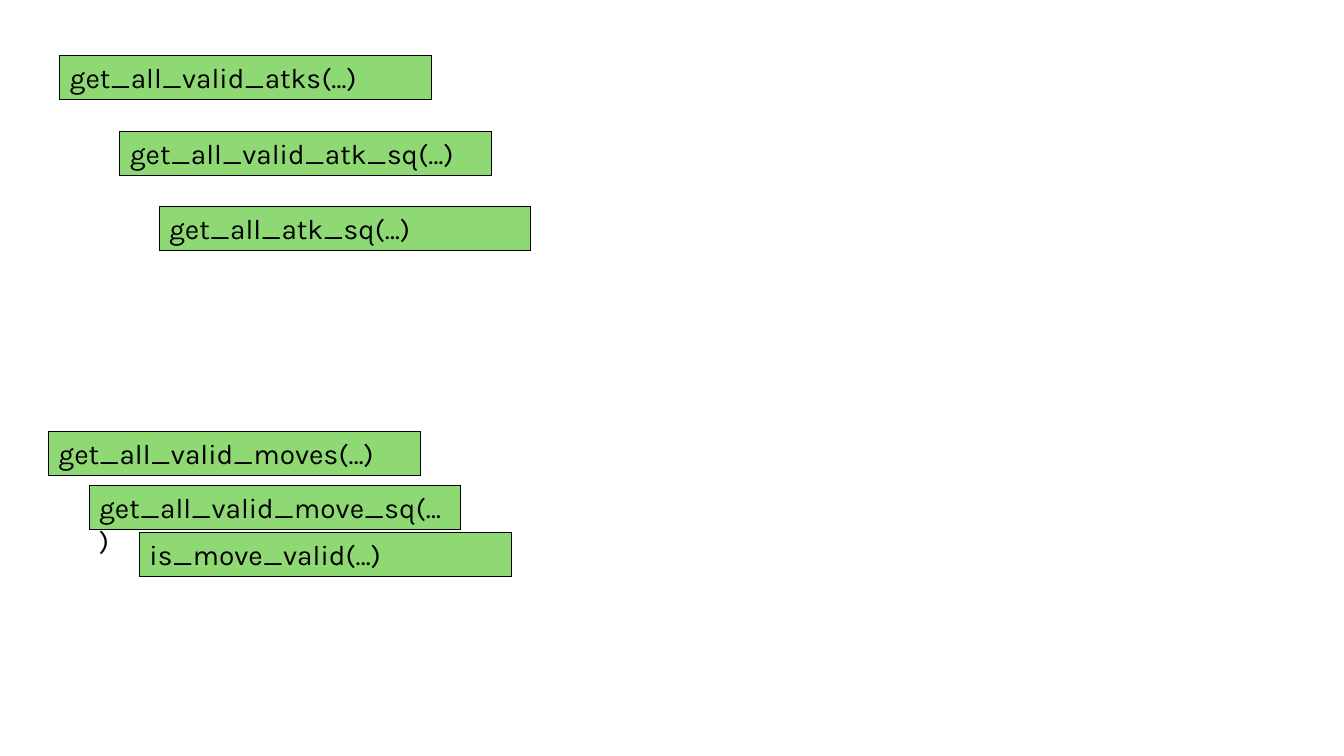
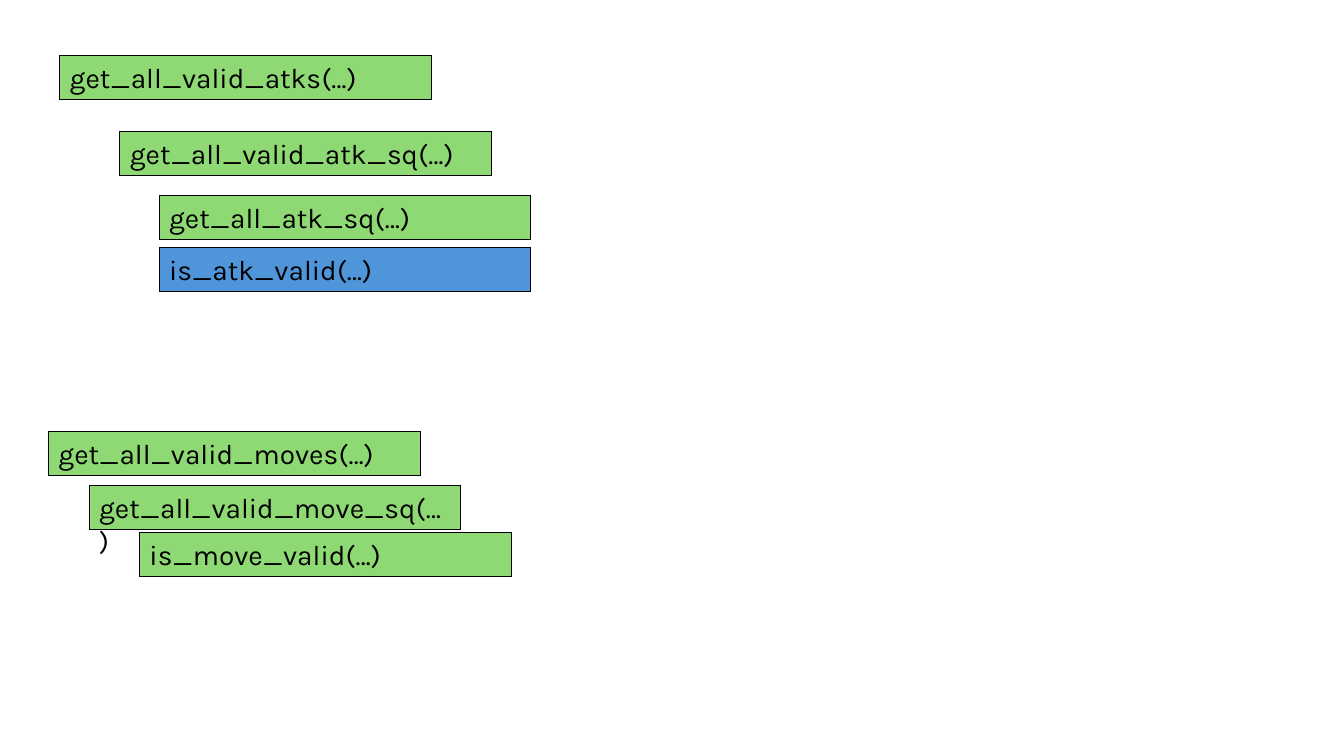
Before and after one commit to XiaoYiQing/game_dev_practice, a slide deck: slide 4 of docs/chess_structure.pptx. Drawn at 1344x756 pixels with LibreOffice and Linux fonts; fonts in the diff are those of the drawing. Boxes give left, top, right and bottom in pixels: in the first picture for what was removed or moved away, otherwise in the second. Text is boxed around its words. In the diff, an @@ line names an element or a change of style, - is before the commit and + after.

```diff
--- a/docs/chess_structure.pptx
+++ b/docs/chess_structure.pptx
@@ rectangle "get_all_atk_sq(…)": place and size @@
-rectangle "get_all_atk_sq(…)" at (159,207,531,251)
+rectangle "get_all_atk_sq(…)" at (159,196,531,240)
@@ rectangle added at (159,247,531,291), fill #4E95D9, outline #000000 0.75 pt, 20 pt, text #000000 @@
+is_atk_valid(…)
```
Also in this commit, not shown: 1 other slide changed, 2 other files.
